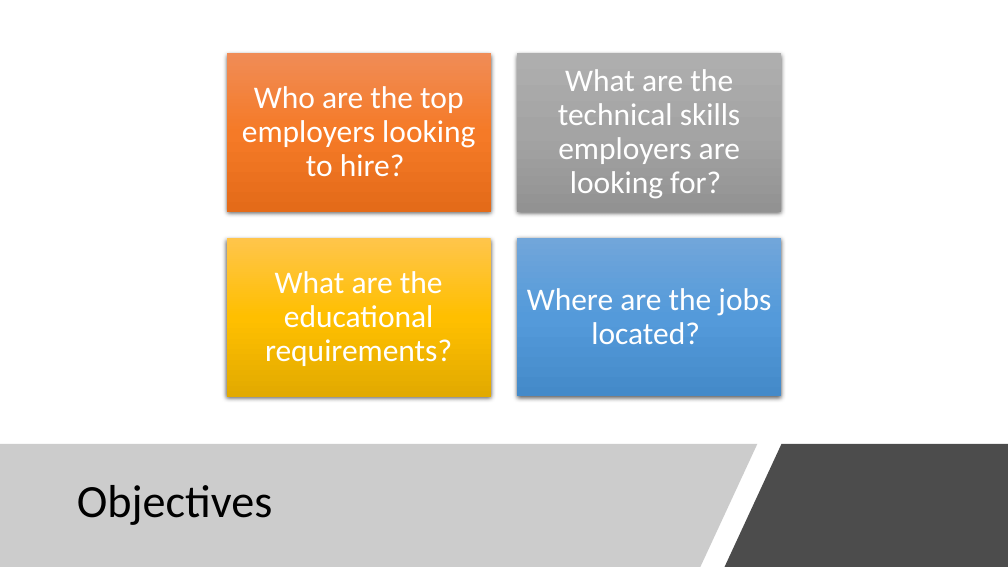
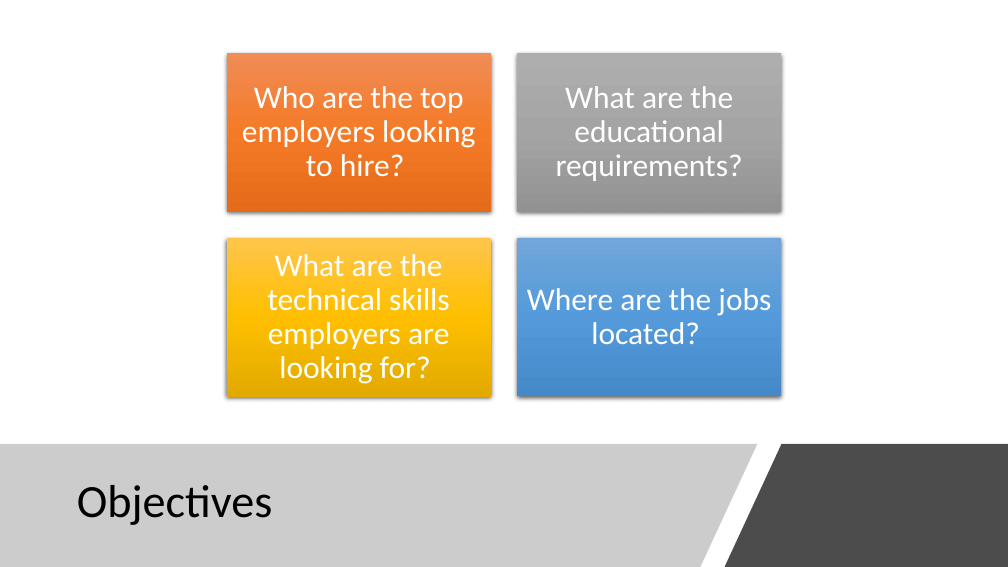
Before and after one commit to hopandskip/Data_Science_Job_Market, a slide deck: slide 3 of PresentationDS_Final.pptx. Drawn at 1008x567 pixels with LibreOffice and Linux fonts; fonts in the diff are those of the drawing. Boxes give left, top, right and bottom in pixels: in the first picture for what was removed or moved away, otherwise in the second. Text is boxed around its words. In the diff, an @@ line names an element or a change of style, - is before the commit and + after.

Commit message:
Updated

```diff
--- a/PresentationDS_Final.pptx
+++ b/PresentationDS_Final.pptx
@@ text "What are the educational requirements?": place and size @@
-text "What are the educational requirements?" at (265,271,452,366)
+text "What are the educational requirements?" at (556,86,743,181)
@@ text "What are the technical skills ...": place and size @@
-text "What are the technical skills ..." at (558,69,741,198)
+text "What are the technical skills ..." at (267,254,450,384)
```
